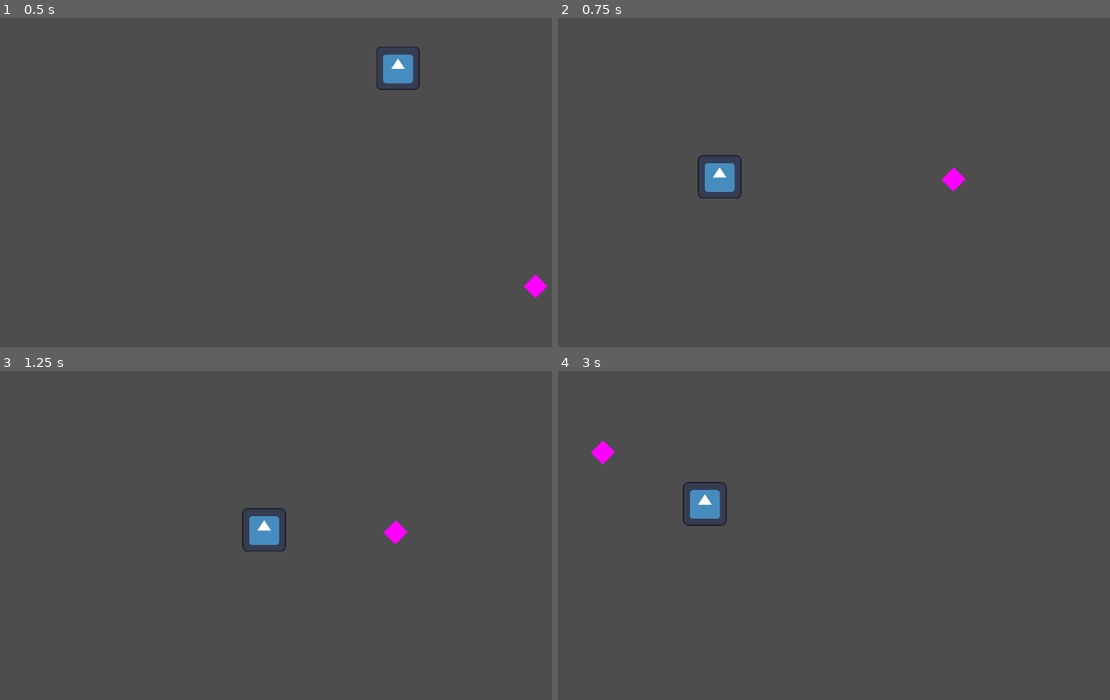
Above: before the commit, frames 1-4 (two rows, left to right).
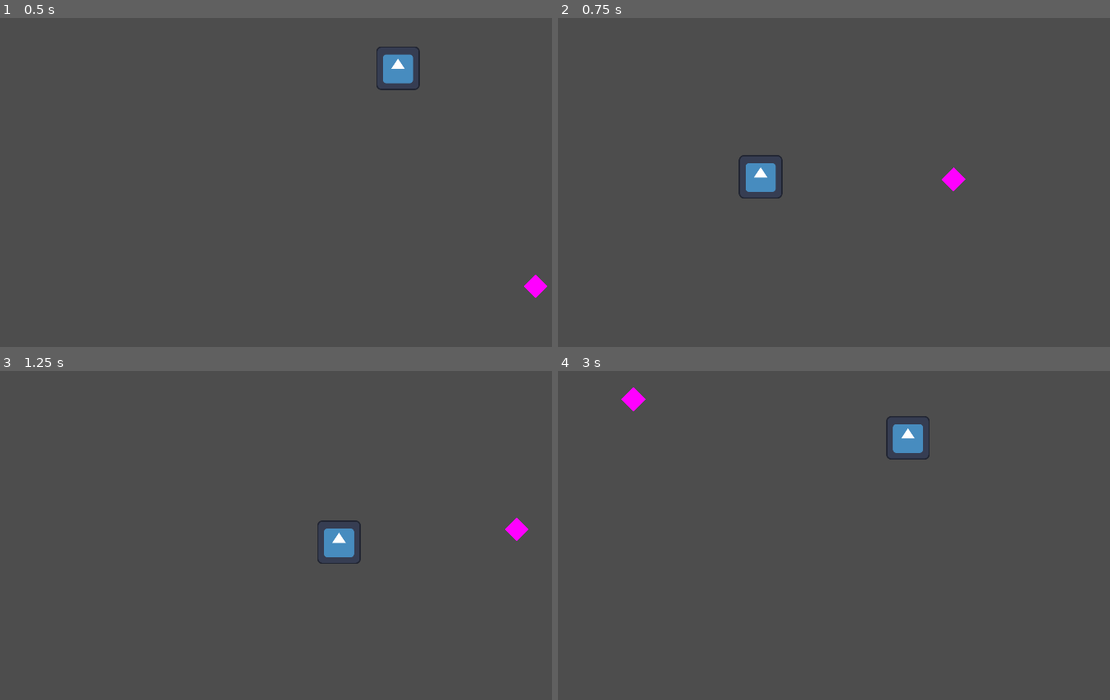
Above: after the commit, the same moments.

Repository: stokatyan/godot-ai
Game: Godot game, scene res://PickupCoinGame/PickupCoinGame.tscn
The game is run twice, just before and just after one commit, with the same random seed, the same clock (stepped at 60 frames per second) and the same inputs. The engine's default icon, where the game draws it, is replaced by a stand-in: a white triangle on a blue panel in a dark square.
Inputs:
- Up to frame 1 (0.5 s): no input
- Up to frame 2 (0.75 s): tap Enter at 0.5 s; hold D from 0.53 s (still down); tap 1 at 0.6 s
- Up to frame 3 (1.25 s): keep holding D
- Up to frame 4 (3 s): release D at 1.28 s; hold S 1.28-2.03 s; tap 1 at 1.35, 2.3 s; hold D 2.03-2.78 s; hold Enter 2.03-2.78 s; hold Up from 2.78 s (still down); tap N at 2.85 s

Frame 1 is identical in both runs. In frame 2, 1.2% of the frame differs, in the area x 25-41%, y 41-55%; in frame 3, 1.5%; in frame 4, 1.6%, in the area x 5-68%, y 4-48%.
Error in both runs: Cannot call method 'poll' on a null value. (res://AI/AIServerTCP.gd:40)

Commit message:
increase move mag

Diff:
--- a/godot-ai-client/PickupCoinGame/PCGSimulation.gd
+++ b/godot-ai-client/PickupCoinGame/PCGSimulation.gd
@@ -18,7 +18,7 @@
 
 func move_hero(force: float, direction: float, callback = null):
 	var move_vector = Vector2.from_angle(direction)
-	hero_position += move_vector * force * 10
+	hero_position += move_vector * force * 20
 	if callback:
 		callback.call(self)
 
--- a/godot-ai-client/PickupCoinGame/PickupCoinGame.gd
+++ b/godot-ai-client/PickupCoinGame/PickupCoinGame.gd
@@ -87,7 +87,7 @@
 	var batch_replay: Array[Replay] = []
 	var average_reward = 0
 #
-	for step in range(10):
+	for step in range(20):
 		var scores_before: Array[float] = []
 		var batch_state: Array = []
 		for sim in simulations:
Not shown, changed: godot-ai-client/checkpoints/model-1.pt
